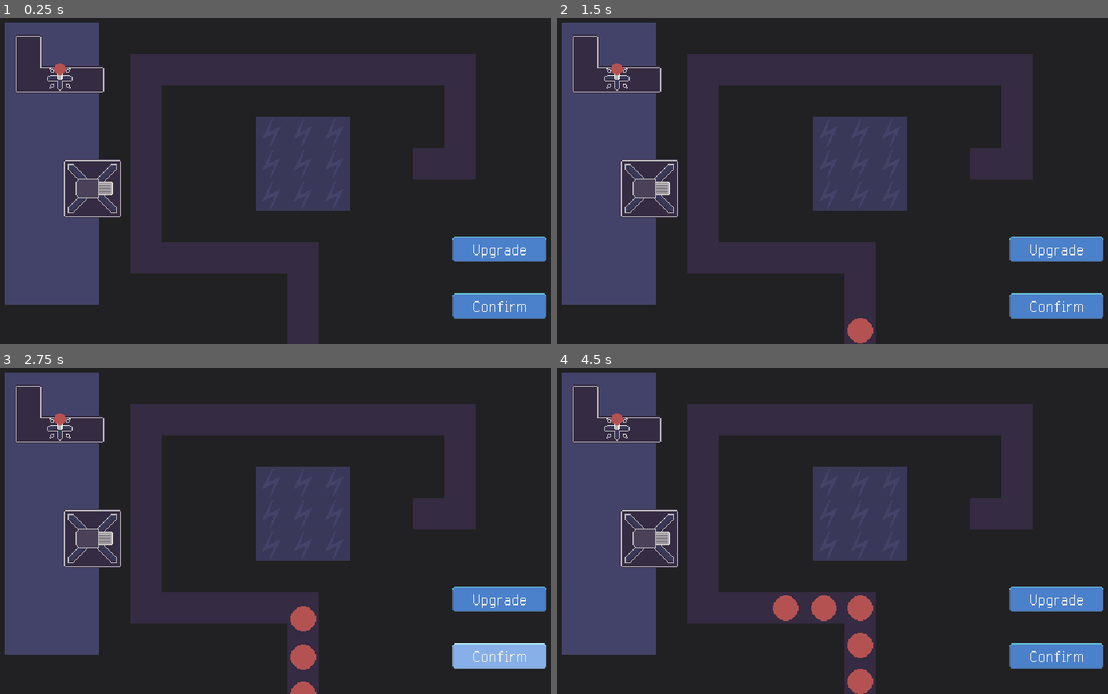
Above: before the commit, frames 1-4 (two rows, left to right).
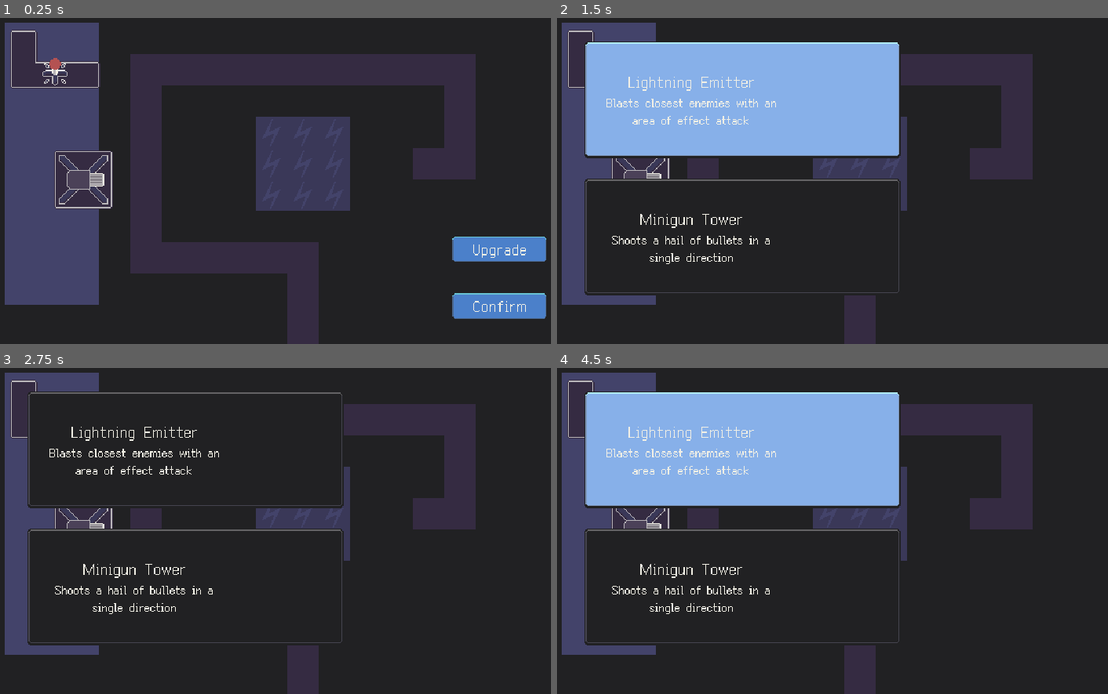
Above: after the commit, the same moments.

Repository: JeppeLindberg/tavern_game_jam_a24
Game: Godot game, scene res://scenes/main.tscn
The game is run twice, just before and just after one commit, with the same random seed, the same clock (stepped at 60 frames per second) and the same inputs.
Inputs (mouse positions are in pixels of both pictures, inside the frame that each line leads up to):
- Up to frame 1 (0.25 s): no input
- Up to frame 2 (1.5 s): click (1058, 249) at 0.5 s; click (744, 99) at 1.27 s
- Up to frame 3 (2.75 s): click (501, 654) at 2.02 s
- Up to frame 4 (4.5 s): click (1058, 654) at 2.77 s; click (1058, 599) at 3.52 s; click (744, 449) at 4.27 s

The runs differ from the first frame. In frame 1, 2.5% of the frame differs, in the area x 1-23%, y 3-62%; in frame 2, 36%; in frame 3, 28%; in frame 4, 36%, in the area x 1-100%, y 3-100%.

Commit message:
progress

Diff:
--- a/prefabs/buildings/lightning_tower.tscn
+++ b/prefabs/buildings/lightning_tower.tscn
@@ -13,6 +13,8 @@
 
 [node name="lightning_tower" type="StaticBody2D"]
 script = ExtResource("1_3mknn")
+building_name = "Lightning Emitter"
+building_desc = "Blasts closest enemies with an area of effect attack"
 
 [node name="sprite" type="TileMapLayer" parent="."]
 position = Vector2(-16, -16)
--- a/prefabs/buildings/minigun_tower.tscn
+++ b/prefabs/buildings/minigun_tower.tscn
@@ -10,6 +10,8 @@
 
 [node name="minigun_tower" type="StaticBody2D"]
 script = ExtResource("1_40rfp")
+building_name = "Minigun Tower"
+building_desc = "Shoots a hail of bullets in a single direction"
 
 [node name="sprite" type="TileMapLayer" parent="."]
 position = Vector2(-16, -16)
--- a/prefabs/ui/upgrade_selection.tscn
+++ b/prefabs/ui/upgrade_selection.tscn
@@ -1,15 +1,30 @@
-[gd_scene load_steps=6 format=3 uid="uid://cthhug8sjflgn"]
+[gd_scene load_steps=8 format=3 uid="uid://cthhug8sjflgn"]
 
 [ext_resource type="Texture2D" uid="uid://bf54vlicfi4vn" path="res://sprites/map.png" id="1_l2dgr"]
+[ext_resource type="Script" path="res://scripts/ui/upgrade_selection.gd" id="1_x023u"]
 [ext_resource type="FontFile" uid="uid://dj3dtbvwijcqq" path="res://fonts/ark-pixel-12px-proportional-latin.otf" id="2_m0010"]
 [ext_resource type="FontFile" uid="uid://c2xh68caapa32" path="res://fonts/ark-pixel-16px-proportional-latin.otf" id="3_4em0f"]
+[ext_resource type="Script" path="res://scripts/ui/show_hide.gd" id="3_hcsj8"]
 
-[sub_resource type="StyleBoxEmpty" id="StyleBoxEmpty_s2nk3"]
+[sub_resource type="StyleBoxEmpty" id="StyleBoxEmpty_0hrlt"]
 
 [sub_resource type="StyleBoxEmpty" id="StyleBoxEmpty_ok47m"]
 
 [node name="upgrade_selection" type="PanelContainer"]
-theme_override_styles/panel = SubResource("StyleBoxEmpty_s2nk3")
+self_modulate = Color(1, 1, 1, 0)
+anchors_preset = -1
+anchor_right = 0.50625
+anchor_bottom = 0.333333
+size_flags_horizontal = 3
+size_flags_vertical = 3
+mouse_filter = 1
+theme_override_styles/panel = SubResource("StyleBoxEmpty_0hrlt")
+script = ExtResource("1_x023u")
+metadata/_edit_use_anchors_ = true
+
+[node name="Button" type="Button" parent="."]
+self_modulate = Color(1, 1, 1, 0)
+layout_mode = 2
 
 [node name="panel" type="NinePatchRect" parent="."]
 layout_mode = 2
@@ -19,6 +34,17 @@
 patch_margin_top = 6
 patch_margin_right = 6
 patch_margin_bottom = 6
+
+[node name="hovering" type="NinePatchRect" parent="."]
+visible = false
+layout_mode = 2
+texture = ExtResource("1_l2dgr")
+region_rect = Rect2(250, 186, 44, 44)
+patch_margin_left = 6
+patch_margin_top = 6
+patch_margin_right = 6
+patch_margin_bottom = 6
+script = ExtResource("3_hcsj8")
 
 [node name="margin" type="MarginContainer" parent="."]
 layout_mode = 2
@@ -37,6 +63,7 @@
 modulate = Color(0.94902, 0.941176, 0.898039, 1)
 custom_minimum_size = Vector2(200, 0)
 layout_mode = 2
+mouse_filter = 1
 theme_override_fonts/normal_font = ExtResource("2_m0010")
 theme_override_fonts/bold_font = ExtResource("3_4em0f")
 theme_override_font_sizes/normal_font_size = 12
@@ -54,3 +81,7 @@
 
 [node name="center" type="CenterContainer" parent="margin/h_container/fill"]
 layout_mode = 2
+
+[connection signal="mouse_entered" from="." to="hovering" method="set_show"]
+[connection signal="mouse_exited" from="." to="hovering" method="set_hide"]
+[connection signal="button_up" from="Button" to="." method="_on_button_button_up"]
--- a/scenes/main.tscn
+++ b/scenes/main.tscn
@@ -13,11 +13,13 @@
 [ext_resource type="Script" path="res://scripts/ui/confirm.gd" id="4_l8ix8"]
 [ext_resource type="Script" path="res://scripts/ui/enable_disable.gd" id="4_nma4j"]
 [ext_resource type="Script" path="res://scripts/path.gd" id="4_yvfx1"]
+[ext_resource type="Script" path="res://scripts/ui/test_upgrade.gd" id="5_6fapn"]
 [ext_resource type="Script" path="res://scripts/ui/show_hide.gd" id="5_27mk2"]
 [ext_resource type="FontFile" uid="uid://c2xh68caapa32" path="res://fonts/ark-pixel-16px-proportional-latin.otf" id="5_spjcf"]
 [ext_resource type="PackedScene" uid="uid://di3ptoulkfh7b" path="res://prefabs/inventory_tile.tscn" id="7_0xxjd"]
 [ext_resource type="PackedScene" uid="uid://csxmaro11gudj" path="res://prefabs/buildings/lightning_tower.tscn" id="9_ang0u"]
 [ext_resource type="PackedScene" uid="uid://mfvh04f4ycms" path="res://prefabs/buildings/minigun_tower.tscn" id="10_8mggg"]
+[ext_resource type="Script" path="res://scripts/upgrades.gd" id="17_7cpyy"]
 
 [sub_resource type="Curve2D" id="Curve2D_i4qol"]
 bake_interval = 1.0
@@ -74,6 +76,7 @@
 self_modulate = Color(1, 1, 1, 0)
 custom_minimum_size = Vector2(100, 30)
 layout_mode = 2
+script = ExtResource("5_6fapn")
 
 [node name="panel" type="NinePatchRect" parent="ui/prepare_screen/h_container/v_container/test_upgrade"]
 layout_mode = 1
@@ -229,9 +232,6 @@
 mouse_filter = 0
 theme_override_constants/separation = 20
 
-[node name="container" parent="ui/upgrade_screen/h_container/selection" instance=ExtResource("3_wsfi3")]
-layout_mode = 2
-
 [node name="fill" type="Panel" parent="ui/upgrade_screen/h_container"]
 modulate = Color(1, 1, 1, 0)
 custom_minimum_size = Vector2(100, 100)
@@ -265,6 +265,11 @@
 
 [node name="active" type="Node2D" parent="game"]
 
+[node name="upgrades" type="Node2D" parent="game"]
+script = ExtResource("17_7cpyy")
+upgrade_selection_prefab = ExtResource("3_wsfi3")
+buildings = [ExtResource("9_ang0u"), ExtResource("10_8mggg")]
+
 [node name="effects" type="Node2D" parent="game"]
 
 [node name="recycler" type="Node2D" parent="game"]
@@ -277,6 +282,7 @@
 [node name="minigun_tower" parent="game/inventory" instance=ExtResource("10_8mggg")]
 position = Vector2(112, 192)
 
+[connection signal="button_up" from="ui/prepare_screen/h_container/v_container/test_upgrade" to="ui/prepare_screen/h_container/v_container/test_upgrade" method="_on_button_up"]
 [connection signal="mouse_entered" from="ui/prepare_screen/h_container/v_container/test_upgrade" to="ui/prepare_screen/h_container/v_container/test_upgrade/hovering" method="set_show"]
 [connection signal="mouse_exited" from="ui/prepare_screen/h_container/v_container/test_upgrade" to="ui/prepare_screen/h_container/v_container/test_upgrade/hovering" method="set_hide"]
 [connection signal="button_up" from="ui/prepare_screen/h_container/v_container/confirm" to="ui/prepare_screen/h_container/v_container/confirm" method="_on_button_up"]
--- a/scripts/building.gd
+++ b/scripts/building.gd
@@ -6,6 +6,9 @@
 @onready var inventory: Node2D = get_node('/root/main/game/inventory')
 @onready var tiles: Node2D = get_node('/root/main/game/tiles')
 
+@export var building_name:String = 'Name'
+@export var building_desc:String = 'Description'
+
 # Called when the node enters the scene tree for the first time.
 func _ready() -> void:
 	add_to_group('building')
@@ -13,8 +16,9 @@
 	var avg_pos = Vector2.ZERO;
 	var no_of_shapes = 0
 	for child in get_children():
-		no_of_shapes += 1
-		avg_pos += child.position
+		if child is CollisionShape2D:
+			no_of_shapes += 1
+			avg_pos += child.position
 
 	for child in get_children():
 		child.position -= avg_pos / no_of_shapes
--- a/scripts/main.gd
+++ b/scripts/main.gd
@@ -3,7 +3,6 @@
 @onready var game:Node2D = get_node('/root/main/game')
 @onready var tiles:Node2D = get_node('/root/main/game/tiles')
 
-@export var enemy_prefab: PackedScene
 @export_flags_2d_physics var basic_layer
 @export_flags_2d_physics var enemy_layer
 
@@ -11,12 +10,6 @@
 var _delta_secs:float
 
 func _ready() -> void:
-	create_node(enemy_prefab, self)
-	create_node(enemy_prefab, self)
-	create_node(enemy_prefab, self)
-	create_node(enemy_prefab, self)
-	create_node(enemy_prefab, self)
-	create_node(enemy_prefab, self)
 	tiles.recalc_tiles()
 
 func _process(_delta: float) -> void:
--- a/scripts/state_machine.gd
+++ b/scripts/state_machine.gd
@@ -1,12 +1,40 @@
 extends Node2D
+
+@onready var main:Node = get_node('/root/main')
+@onready var prepare_screen:Control = get_node('/root/main/ui/prepare_screen')
+@onready var upgrade_screen:Control = get_node('/root/main/ui/upgrade_screen')
+@onready var upgrades:Node2D = get_node('/root/main/game/upgrades')
+@onready var selection:Control = get_node('/root/main/ui/upgrade_screen/h_container/selection')
 
 var _state:String
 
-@onready var prepare_screen:Control = get_node('/root/main/ui/prepare_screen')
-@onready var upgrade_screen:Control = get_node('/root/main/ui/upgrade_screen')
-
+@export var enemy_prefab: PackedScene
 
 func _ready() -> void:
+	go_to_prepare()
+
+func go_to_prepare():
+	for child in selection.get_children():
+		child.queue_free()
 	_state = 'prepare'
 	prepare_screen.enable()
 	upgrade_screen.disable()
+
+func go_to_simulate():
+	_state = 'simulate'
+	prepare_screen.disable()
+	upgrade_screen.disable()
+
+	main.create_node(enemy_prefab, main)
+	main.create_node(enemy_prefab, main)
+	main.create_node(enemy_prefab, main)
+	main.create_node(enemy_prefab, main)
+	main.create_node(enemy_prefab, main)
+	main.create_node(enemy_prefab, main)
+
+func go_to_upgrade():
+	_state = 'upgrade'
+	prepare_screen.disable()
+	upgrade_screen.enable()
+
+	upgrades.generate_upgrades()
--- a/scripts/ui/confirm.gd
+++ b/scripts/ui/confirm.gd
@@ -1,5 +1,6 @@
 extends Button
 
+@onready var state_machine:Node2D = get_node('/root/main/state_machine')
 
 func _on_button_up() -> void:
-	print('bla')
+	state_machine.go_to_simulate()
--- a/scripts/ui/test_upgrade.gd
+++ b/scripts/ui/test_upgrade.gd
@@ -1,15 +1,6 @@
 extends Button
 
-
-# Called when the node enters the scene tree for the first time.
-func _ready() -> void:
-	pass # Replace with function body.
-
-
-# Called every frame. 'delta' is the elapsed time since the previous frame.
-func _process(delta: float) -> void:
-	pass
-
+@onready var state_machine:Node2D = get_node('/root/main/state_machine')
 
 func _on_button_up() -> void:
-	pass # Replace with function body.
+	state_machine.go_to_upgrade()
--- /dev/null
+++ b/scripts/ui/upgrade_selection.gd
@@ -0,0 +1,11 @@
+extends PanelContainer
+
+var building_prefab:PackedScene
+
+
+func select() -> void:
+    pass # Replace with function body.
+
+
+func _on_button_button_up() -> void:
+    print('bla')
--- /dev/null
+++ b/scripts/upgrades.gd
@@ -0,0 +1,21 @@
+extends Node2D
+
+@onready var main:Node = get_node('/root/main')
+@onready var ui_selection:Control = get_node('/root/main/ui/upgrade_screen/h_container/selection')
+
+@export var upgrade_selection_prefab:PackedScene
+@export var buildings:Array = []
+
+
+func generate_upgrades():
+	var possible_upgrades = buildings.duplicate()
+	possible_upgrades.shuffle()
+
+	for i in range(2):
+		var selection = main.create_node(upgrade_selection_prefab, ui_selection)
+		var node = main.create_node(possible_upgrades[i], self)
+
+		var text = selection.get_node('margin/h_container/center/text')
+		text.text = '[center][b]'+ node.building_name +'[/b]\n[center]'+node.building_desc
+		selection.building_prefab = possible_upgrades[i]
+		node.queue_free()
Not shown: 2 places in scenes/main.tscn that only renumber resources
